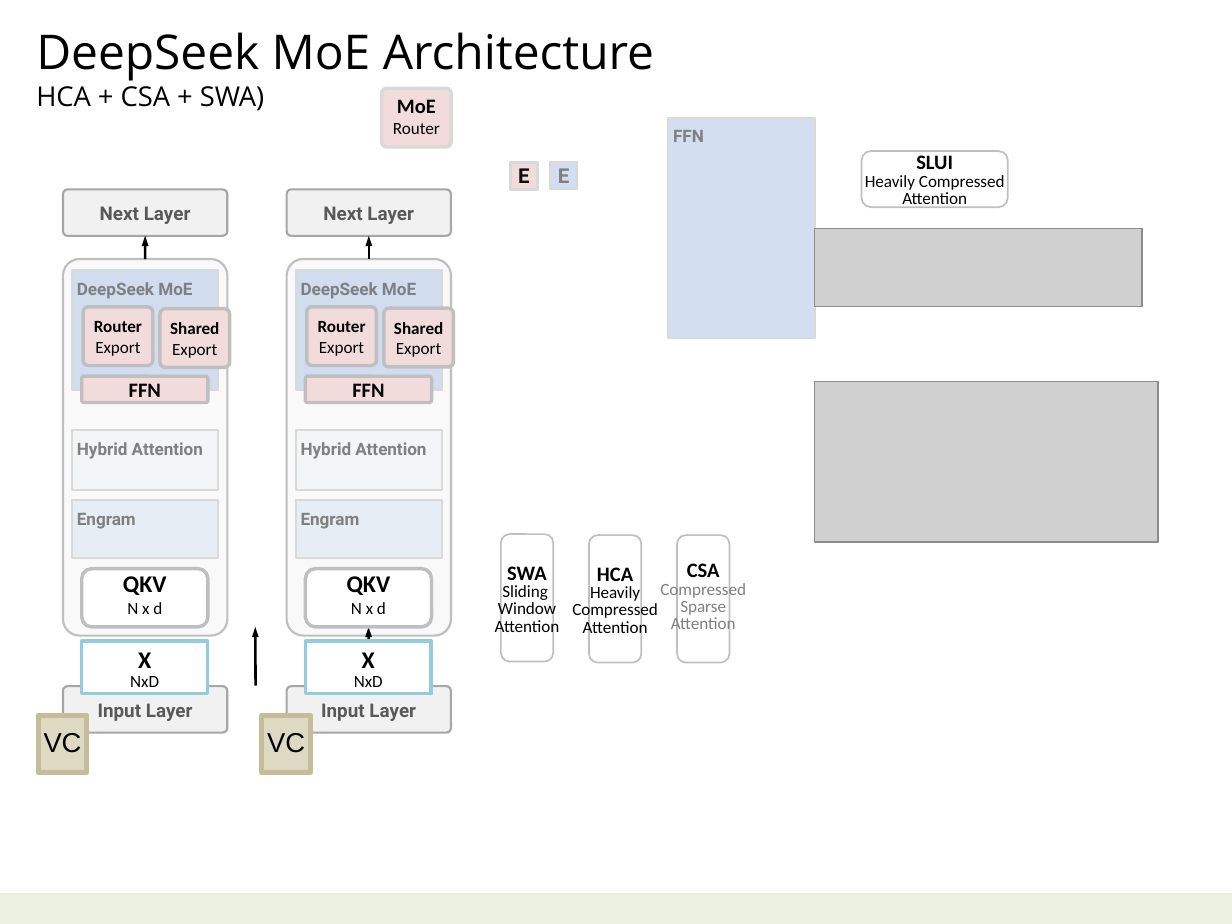
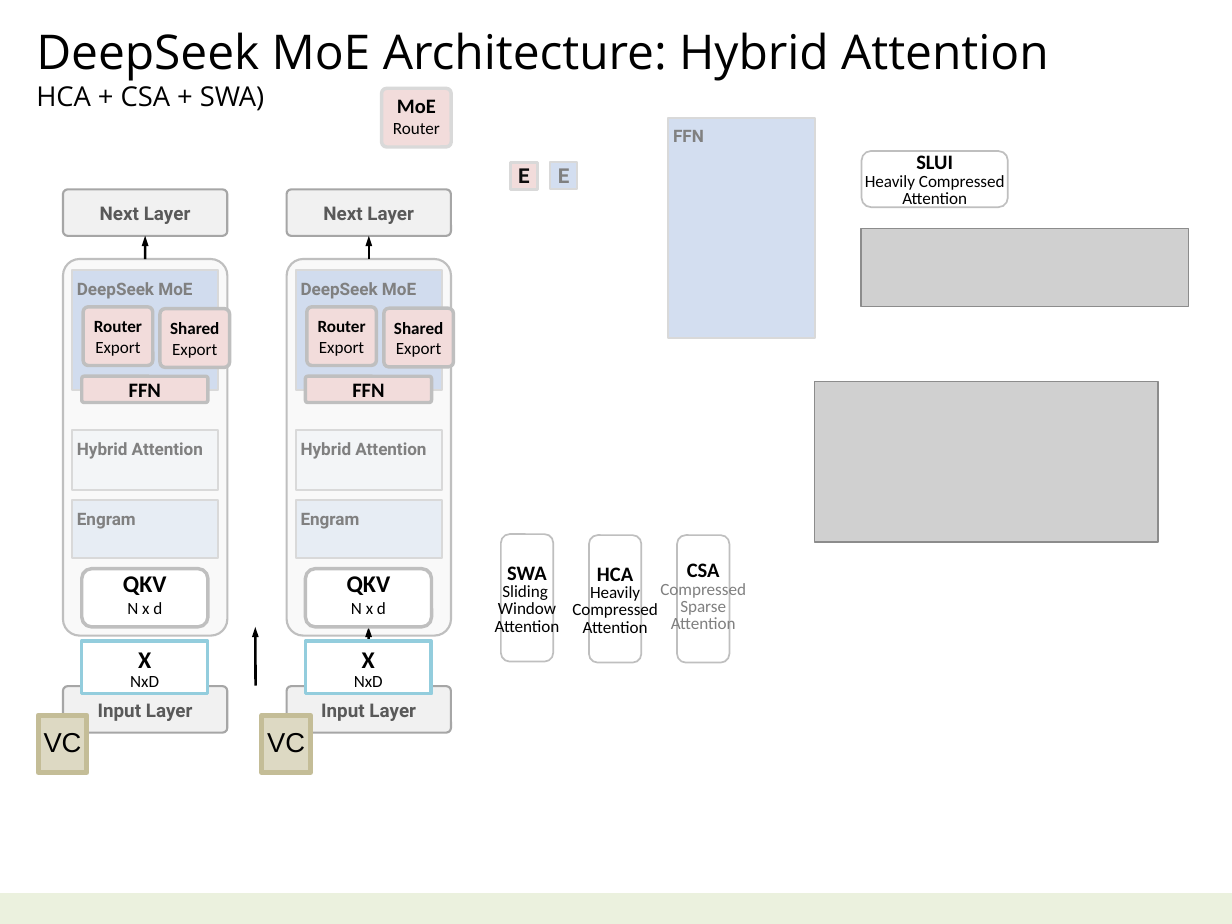
Before and after one commit to navibator/crazy-ai, a slide deck: slide 20 of ai-deepseek.pptx (slide 17 before the commit). Drawn at 1232x924 pixels with LibreOffice and Linux fonts; fonts in the diff are those of the drawing; grey boxes stand for pictures. Boxes give left, top, right and bottom in pixels: in the first picture for what was removed or moved away, otherwise in the second. Text is boxed around its words. In the diff, an @@ line names an element or a change of style, - is before the commit and + after.

```diff
--- a/ai-deepseek.pptx
+++ b/ai-deepseek.pptx
@@ text at <box>36,32,1048,81</box>: text changed @@
-DeepSeek MoE Architecture
+DeepSeek MoE Architecture: Hybrid Attention
@@ picture: place and size @@
-picture at <box>814,228,1142,307</box>
+picture at <box>861,228,1189,307</box>
```
Also in this commit, not shown: 3 other slides changed, 3 slides added, 1 slide removed, 2 other files.
